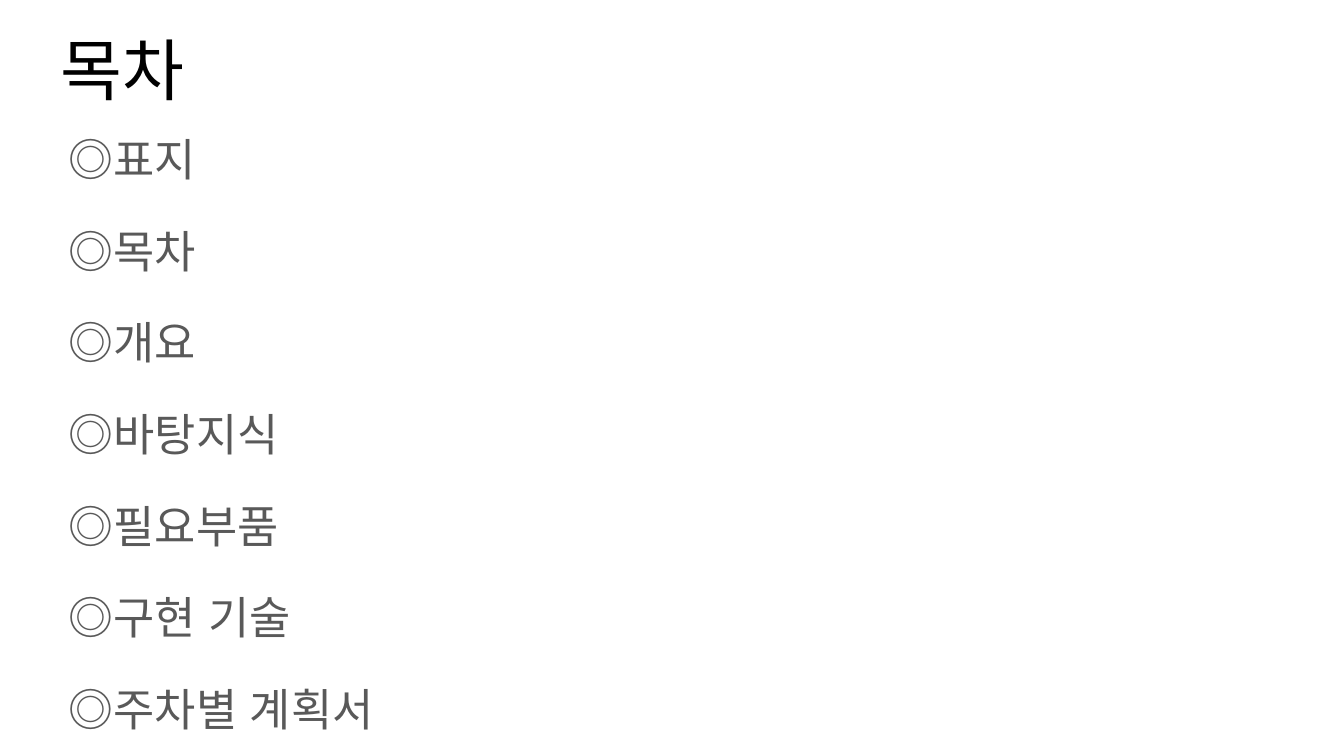
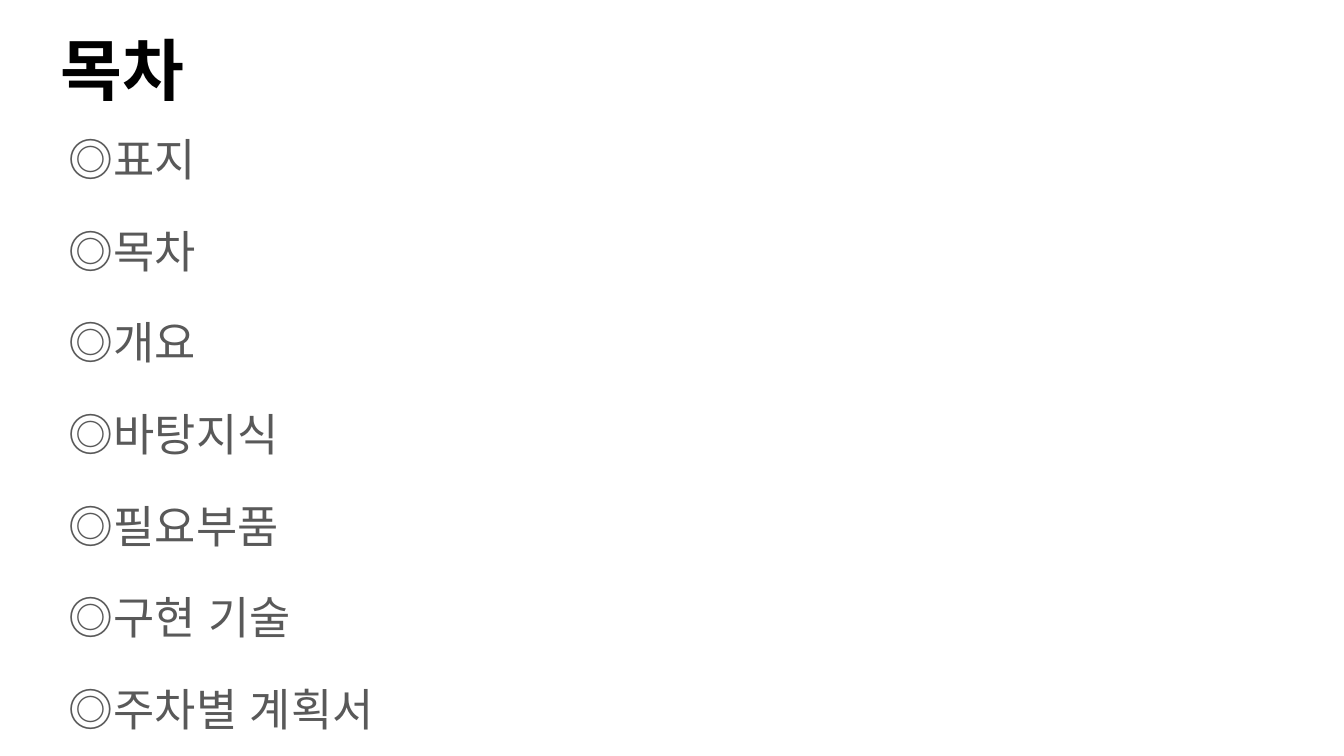
Before and after one commit to superpeter1231004/TEdI_ArduinoPiano, a slide deck: slide 2 of report/2017_Iot_A_LSY_01_프로젝트계획서_V01.pptx. Drawn at 1344x756 pixels with LibreOffice and Linux fonts; fonts in the diff are those of the drawing. Boxes give left, top, right and bottom in pixels: in the first picture for what was removed or moved away, otherwise in the second. Text is boxed around its words. In the diff, an @@ line names an element or a change of style, - is before the commit and + after.

```diff
--- a/report/2017_Iot_A_LSY_01_프로젝트계획서_V01.pptx
+++ b/report/2017_Iot_A_LSY_01_프로젝트계획서_V01.pptx
@@ title "목차" at (x1=61, y1=38, x2=185, y2=101): bold on @@
```
Also in this commit, not shown: 1 other slide changed, 5 slides added.
